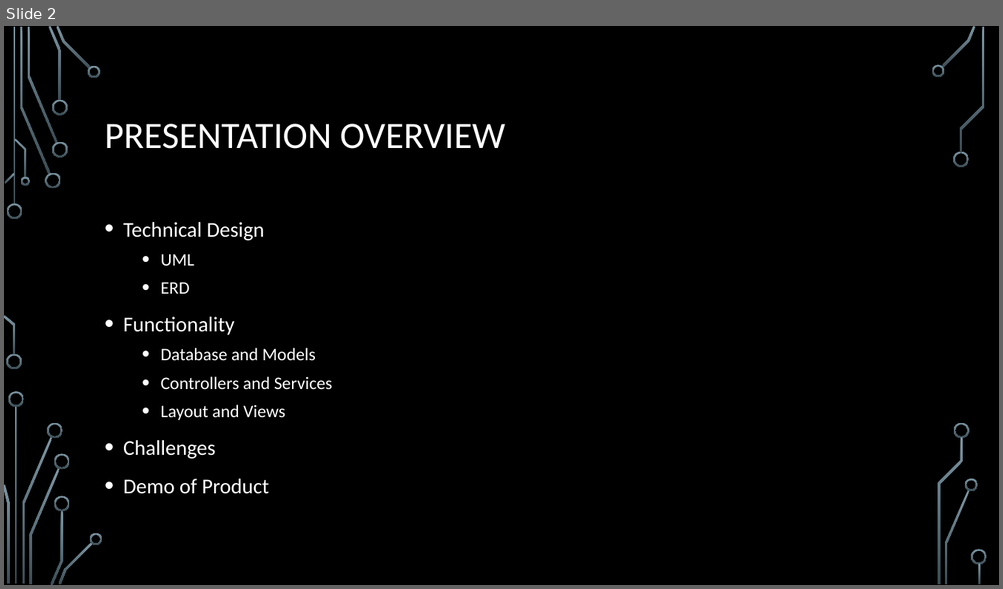
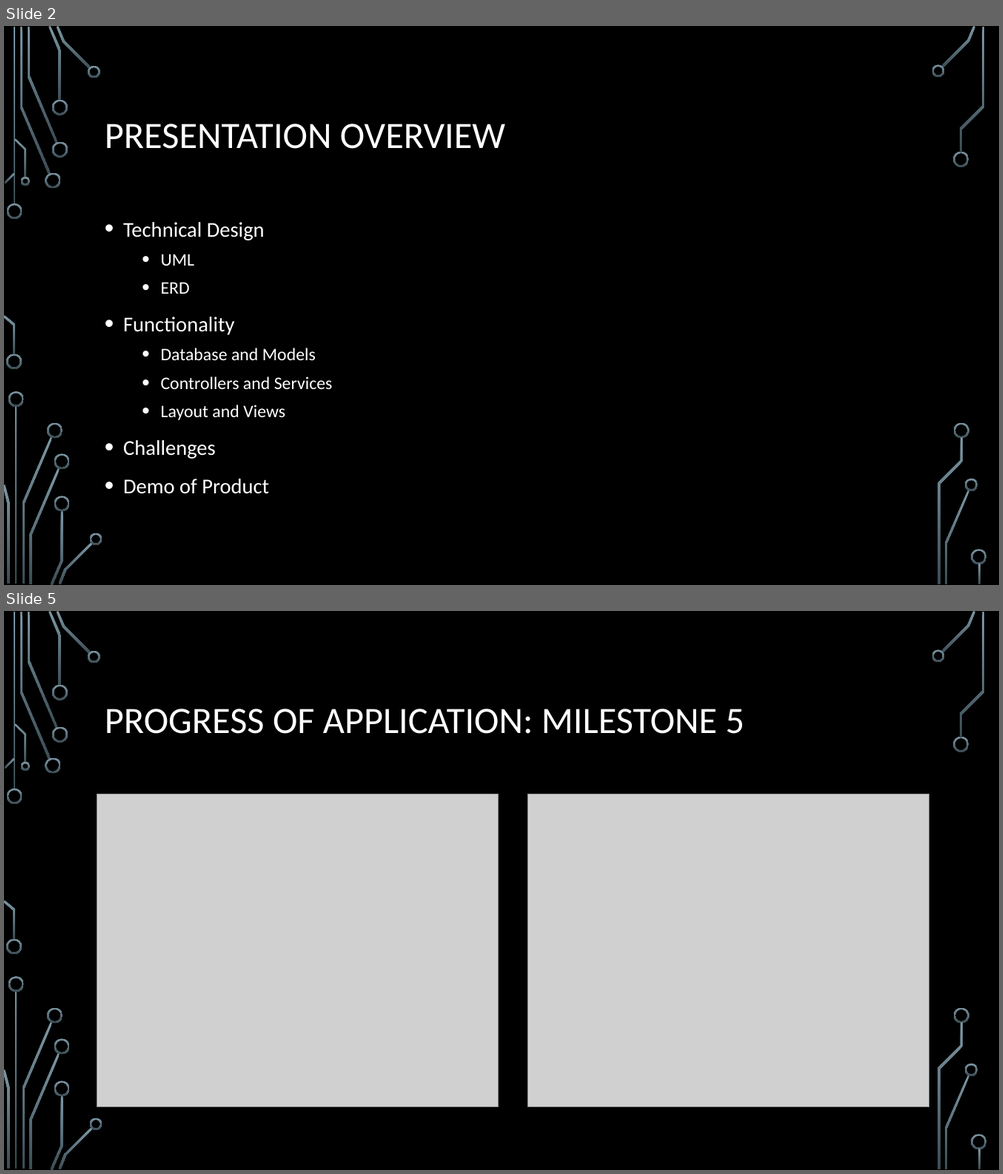
Before and after one commit to darthxvaderxd/CST-247-Project, a slide deck: Planning and Design/CST-247 Milestone.pptx. Shown one above the other, each under a label of ours: slide 2 before the commit, slides 2 and 5 after it; the slides between them are not shown. The pictures are 1003x589 and 1003x1174 pixels, drawn with LibreOffice and Linux fonts; fonts in the diff are those of the drawing; grey boxes stand for pictures; background and template pictures are left out. Boxes give left, top, right and bottom in pixels: in the first picture for what was removed or moved away, otherwise in the second. Text is boxed around its words. In the diff, an @@ line names an element or a change of style, - is before the commit and + after.

```diff
--- a/Planning and Design/CST-247 Milestone.pptx
+++ b/Planning and Design/CST-247 Milestone.pptx
@@ slide 5 added at [4,611,999,1170], background picture (left out); not listed: 36 template elements that a slide beside it also shows @@
@@ title added at [105,709,745,734], 36 pt, text #FFFFFF @@
+PROGRESS OF APPLICATION: MILESTONE 5
@@ picture added at [97,795,498,1108] @@
@@ picture added at [528,795,929,1108] @@
```
Also in this commit, not shown: 3 other slides added.
